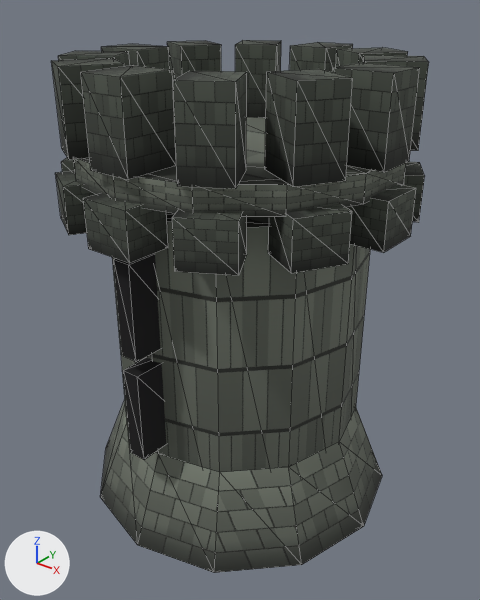
The glTF model products/castle_kit_grimforge_v1/models_gltf/tower_round_dark.gltf as it was, and as the next commit left it.
Camera for both pictures: a camera (50 mm lens) standing at (1.279, -1.598, 1.685) and looking at (0.017, -0.021, 0.707). Arrows for +X, +Y and +Z are at lower left; the lights stay in place. The first picture is the older version. Mesh edges are drawn as thin lines. Vertices at exactly the same position are counted once.

The first picture shows 'tower_round_dark'.
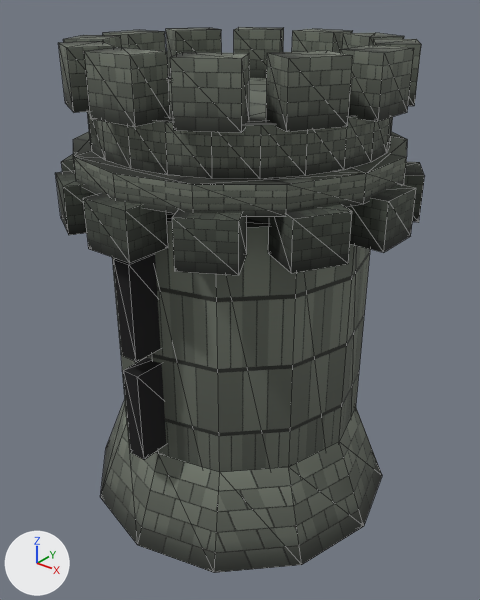
The change, as a list of edits to the scene's bpy script:
```text
Change me_cylinder_144:
    used by ob_tower_round_dark; location = (0.0, 0.0, 0.0)
    remove me_cylinder_144.from_pydata(...)  # 284 vertices, 452 faces; spans x -0.55..0.55, y -0.55..0.55, z 0.0..1.48
    add me_cylinder_144.from_pydata(...)  # 332 vertices, 544 faces; spans x -0.55..0.55, y -0.55..0.55, z 0.0..1.525
    me_cylinder_144 part 1: a new loose piece, a box spanning x 0.38..0.5, y -0.08..0.08, z 1.365..1.525, in mat_kit_atlas_mat
    me_cylinder_144 part 2: a new loose piece, a box spanning x -0.08..0.08, y 0.38..0.5, z 1.365..1.525, in mat_kit_atlas_mat
    me_cylinder_144 part 3: a new loose piece, a box spanning x -0.5..-0.38, y -0.08..0.08, z 1.365..1.525, in mat_kit_atlas_mat
    me_cylinder_144 part 4: a new loose piece, a box spanning x -0.08..0.08, y -0.5..-0.38, z 1.365..1.525, in mat_kit_atlas_mat
    me_cylinder_144 part 5: the loose piece of 8 vertices spanning x 0.117..0.323, y 0.272..0.49, z 1.24..1.48 is rebuilt with 8 vertices and now spans x 0.121..0.319, y 0.289..0.473, z 1.365..1.525
    me_cylinder_144 part 6: the loose piece of 8 vertices spanning x 0.117..0.323, y -0.49..-0.272, z 1.24..1.48 is rebuilt with 8 vertices and now spans x 0.121..0.319, y -0.473..-0.289, z 1.365..1.525
    me_cylinder_144 part 7: the loose piece of 8 vertices spanning x -0.49..-0.272, y -0.323..-0.117, z 1.24..1.48 is rebuilt with 8 vertices and now spans x -0.473..-0.289, y -0.319..-0.121, z 1.365..1.525
    me_cylinder_144 part 8: the loose piece of 8 vertices spanning x -0.323..-0.117, y -0.49..-0.272, z 1.24..1.48 is rebuilt with 8 vertices and now spans x -0.319..-0.121, y -0.473..-0.289, z 1.365..1.525
    me_cylinder_144 part 9: the loose piece of 8 vertices spanning x 0.272..0.49, y -0.323..-0.117, z 1.24..1.48 is rebuilt with 8 vertices and now spans x 0.289..0.473, y -0.319..-0.121, z 1.365..1.525
    me_cylinder_144 part 10: the loose piece of 8 vertices spanning x -0.323..-0.117, y 0.272..0.49, z 1.24..1.48 is rebuilt with 8 vertices and now spans x -0.319..-0.121, y 0.289..0.473, z 1.365..1.525
    me_cylinder_144 part 11: the loose piece of 8 vertices spanning x -0.07..0.07, y -0.525..-0.355, z 1.24..1.48 is deleted
    me_cylinder_144 part 12: the loose piece of 8 vertices spanning x -0.525..-0.355, y -0.07..0.07, z 1.24..1.48 is deleted
    me_cylinder_144 part 13: the loose piece of 8 vertices spanning x -0.07..0.07, y 0.355..0.525, z 1.24..1.48 is deleted
    me_cylinder_144 part 14
    11 vertices are removed from x -0.49..0.525, y -0.07..0.323, z 1.24..1.48
    34 faces are deleted
    13 vertices move from x -0.42..0.525, y 0.07..0.323, z 1.24..1.48 to x -0.39..0.45, y -0.116..0.435, z 1.24..1.37
    27 vertices are added at x -0.473..0.473, y -0.45..0.45, z 1.24..1.37
    5 new vertices lie (0.0, 0.0, 0.13) away from vertices in x -0.42..0.525, y 0.07..0.323, z 1.24
    11 new vertices lie (0.0, 0.0, 0.13) away from vertices in x -0.435..0.318, y -0.45..0.45, z 1.24
    8 new vertices lie (0.0, 0.0, 0.16) away from vertices in x -0.473..0.473, y 0.121..0.319, z 1.365
    114 new faces join them
    me_cylinder_144 part 15: 2 kept faces spanning x -0.39..0.435, y 0.116..0.318, z 1.24..1.37 get new texture (UV) coordinates
```

Changed parts and their boxes (x1, y1, x2, y2) in the pictures (480 x 600 px):
'tower_round_dark', reshaped: before (52, 40, 428, 573); after (55, 27, 425, 573)
part 1 of me_cylinder_144, added: after (340, 45, 414, 121)
part 2 of me_cylinder_144, added: after (292, 29, 353, 53)
part 3 of me_cylinder_144, added: after (103, 30, 166, 51)
part 4 of me_cylinder_144, added: after (85, 47, 170, 127)
part 5 of me_cylinder_144, rebuilt: before (336, 48, 408, 67); after (342, 33, 404, 49)
part 6 of me_cylinder_144, rebuilt (7% wider, 31% shorter): before (173, 71, 247, 189); after (170, 52, 249, 133)
part 7 of me_cylinder_144, rebuilt: before (58, 51, 130, 67); after (63, 35, 122, 48)
part 8 of me_cylinder_144, rebuilt (23% narrower, 29% shorter): before (52, 58, 124, 160); after (59, 41, 114, 113)
part 9 of me_cylinder_144, rebuilt (31% shorter): before (265, 69, 353, 187); after (266, 50, 353, 131)
part 10 of me_cylinder_144, rebuilt (9% wider, 34% shorter): before (235, 40, 281, 118); after (234, 27, 284, 78)
part 11 of me_cylinder_144, deleted: before (81, 66, 176, 180)
part 12 of me_cylinder_144, deleted: before (101, 44, 170, 69)
part 13 of me_cylinder_144, deleted: before (289, 42, 353, 72)
part 14 of me_cylinder_144, reshaped: before (167, 41, 428, 172); after (87, 28, 421, 179)
part 15 of me_cylinder_144, surface changed: before (181, 46, 364, 75); after (387, 117, 391, 151)
